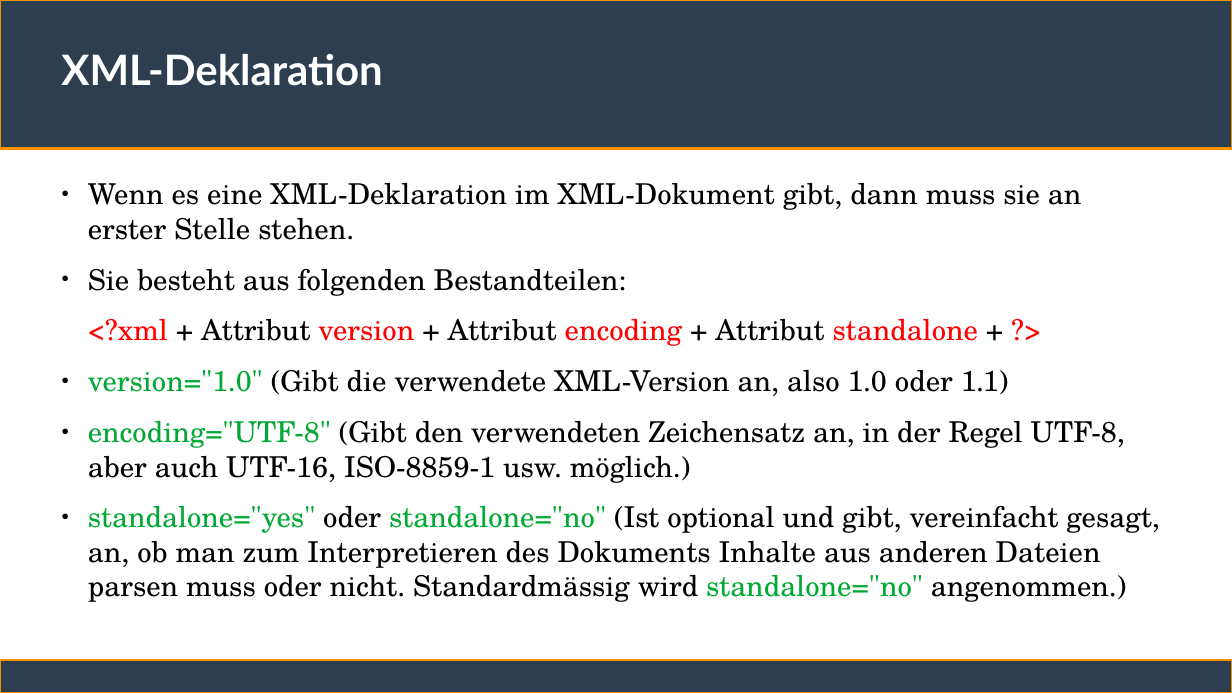
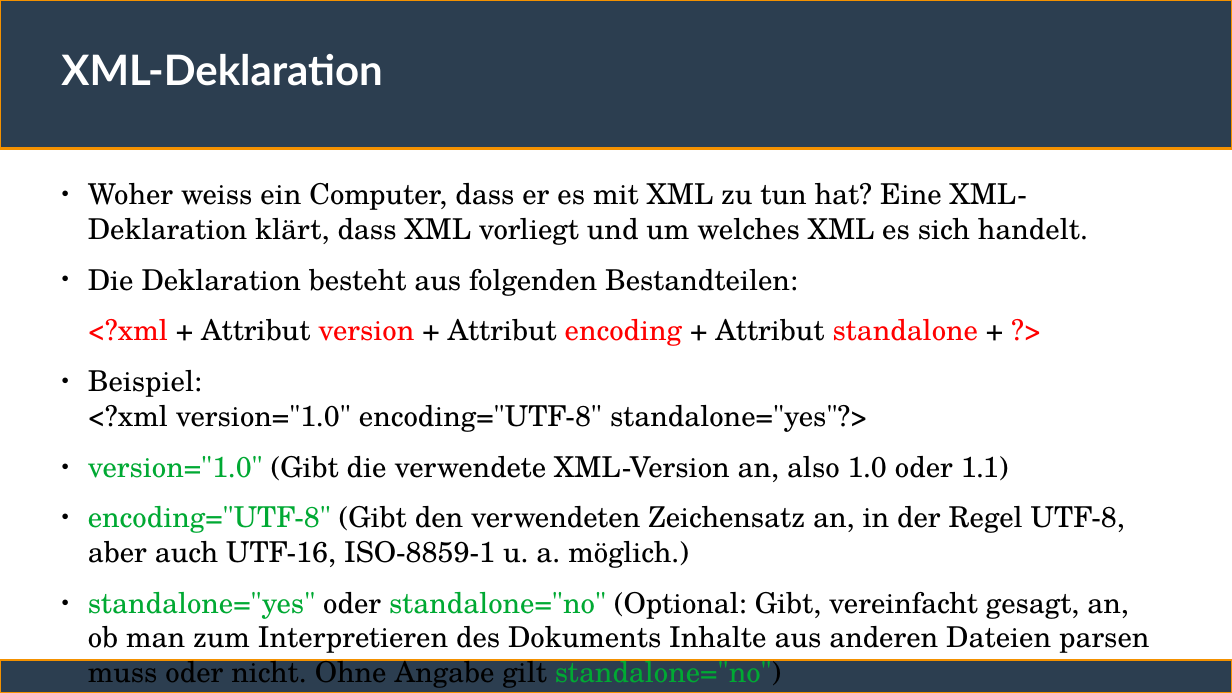
Before and after one commit to ChristianSonderUniSG/xml-kurs, a slide deck: slide 9 of sitzung_2/sitzung_2.odp (slide 10 before the commit). Drawn at 1232x693 pixels with LibreOffice and Linux fonts; fonts in the diff are those of the drawing. Boxes give left, top, right and bottom in pixels: in the first picture for what was removed or moved away, otherwise in the second. Text is boxed around its words. In the diff, an @@ line names an element or a change of style, - is before the commit and + after.

```diff
--- a/sitzung_2/sitzung_2.odp
+++ b/sitzung_2/sitzung_2.odp
@@ text at [88,183,1088,296]: text changed @@
-● Wenn es eine XML-Deklaration im XML-Dokument gibt, dann muss sie an erster Stelle stehen.
-● Sie besteht aus folgenden Bestandteilen:
+● Woher weiss ein Computer, dass er es mit XML zu tun hat? Eine XML-Deklaration klärt, dass XML vorliegt und um welches XML es sich handelt.
+● Die Deklaration besteht aus folgenden Bestandteilen:
@@ text at [88,370,868,432]: paragraph added @@
+● Beispiel:
+  <?xml version="1.0" encoding="UTF-8" standalone="yes"?>
@@ text at [88,506,1149,653]: text changed @@
-● encoding="UTF-8" (Gibt den verwendeten Zeichensatz an, in der Regel UTF-8, aber auch UTF-16, ISO-8859-1 usw. möglich.)
-● standalone="yes" oder standalone="no" (Ist optional und gibt, vereinfacht gesagt, an, ob man zum Interpretieren des Dokuments Inhalte aus anderen Dateien parsen muss oder nicht. Standardmässig wird standalone="no" angenommen.)
+● encoding="UTF-8" (Gibt den verwendeten Zeichensatz an, in der Regel UTF-8, aber auch UTF-16, ISO-8859-1 u. a. möglich.)
+● standalone="yes" oder standalone="no" (Optional: Gibt, vereinfacht gesagt, an, ob man zum Interpretieren des Dokuments Inhalte aus anderen Dateien parsen muss oder nicht. Ohne Angabe gilt standalone="no")
```
Also in this commit, not shown: 8 other slides changed, 10 slides added, 2 other files.
